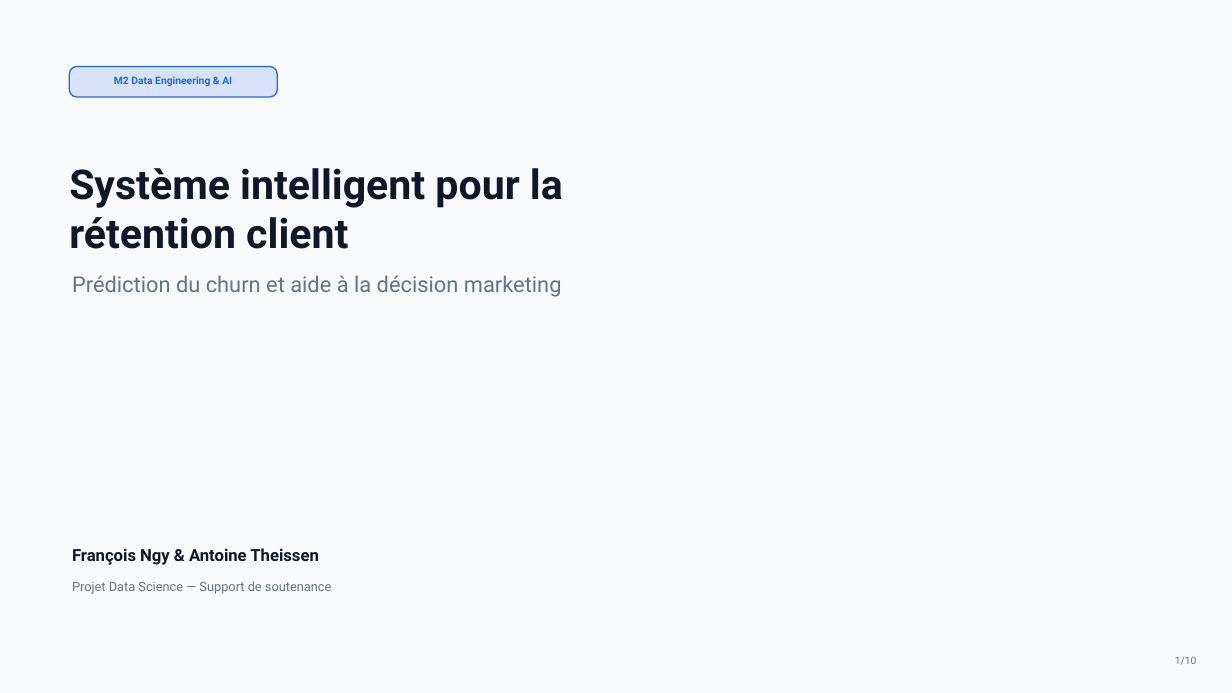
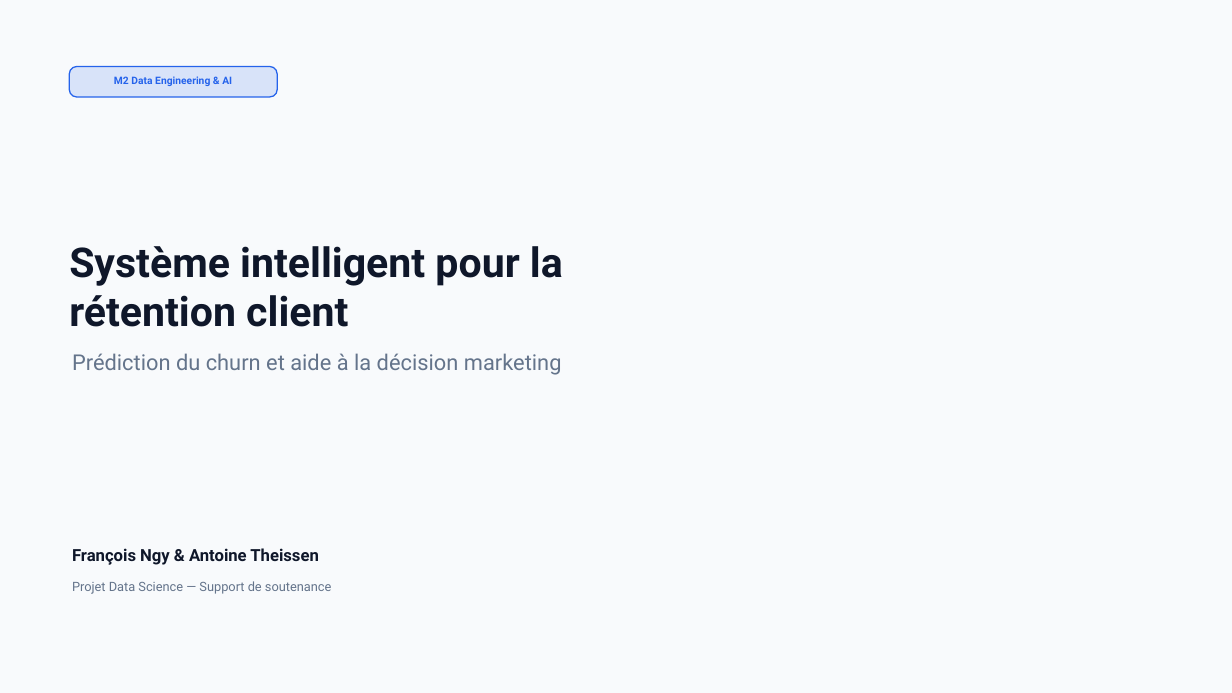
Before and after one commit to NerdBat/Projet-data-science, a slide deck: slide 1 of presentation data science.pptx. Drawn at 1232x693 pixels with LibreOffice and Linux fonts; fonts in the diff are those of the drawing. Boxes give left, top, right and bottom in pixels: in the first picture for what was removed or moved away, otherwise in the second. Text is boxed around its words. In the diff, an @@ line names an element or a change of style, - is before the commit and + after.

```diff
--- a/presentation data science.pptx
+++ b/presentation data science.pptx
@@ text "Système intelligent pour la rétention ...": place and size @@
-text "Système intelligent pour la rétention ..." at <box>69,168,563,249</box>
+text "Système intelligent pour la rétention ..." at <box>69,246,563,327</box>
@@ text "Prédiction du churn et aide ...": place and size @@
-text "Prédiction du churn et aide ..." at <box>72,275,562,297</box>
+text "Prédiction du churn et aide ..." at <box>72,353,562,375</box>
@@ text removed at <box>1175,656,1197,665</box> @@
-1/10
```
Also in this commit, not shown: 13 other slides changed, 1 other file.
